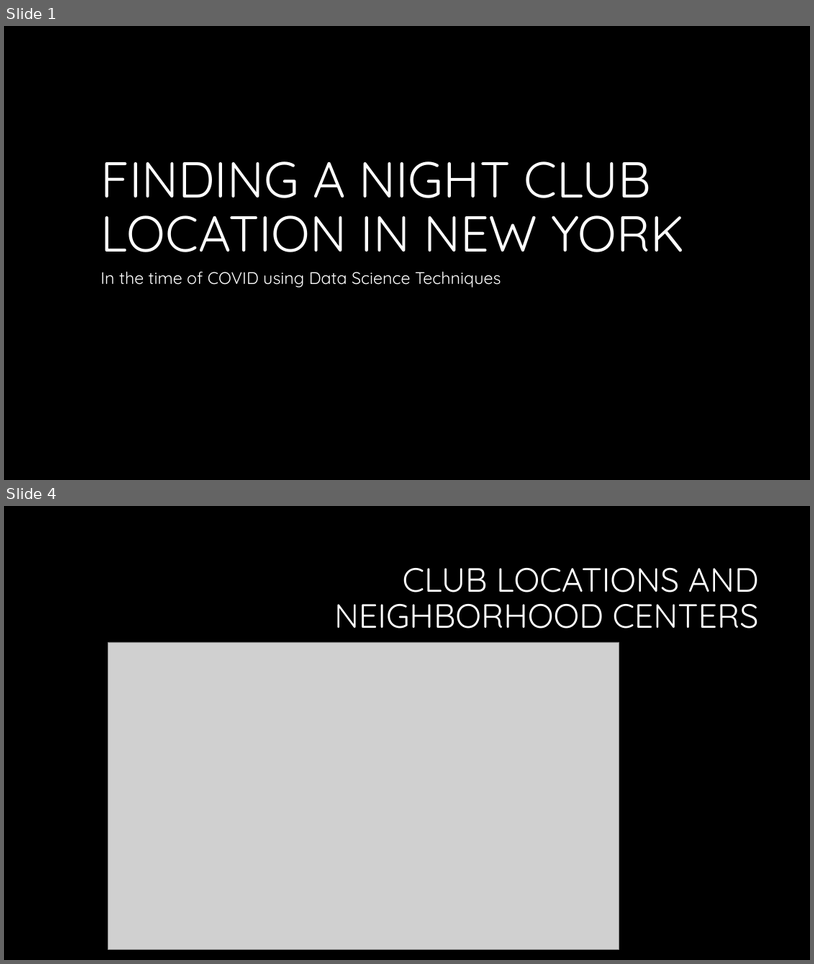
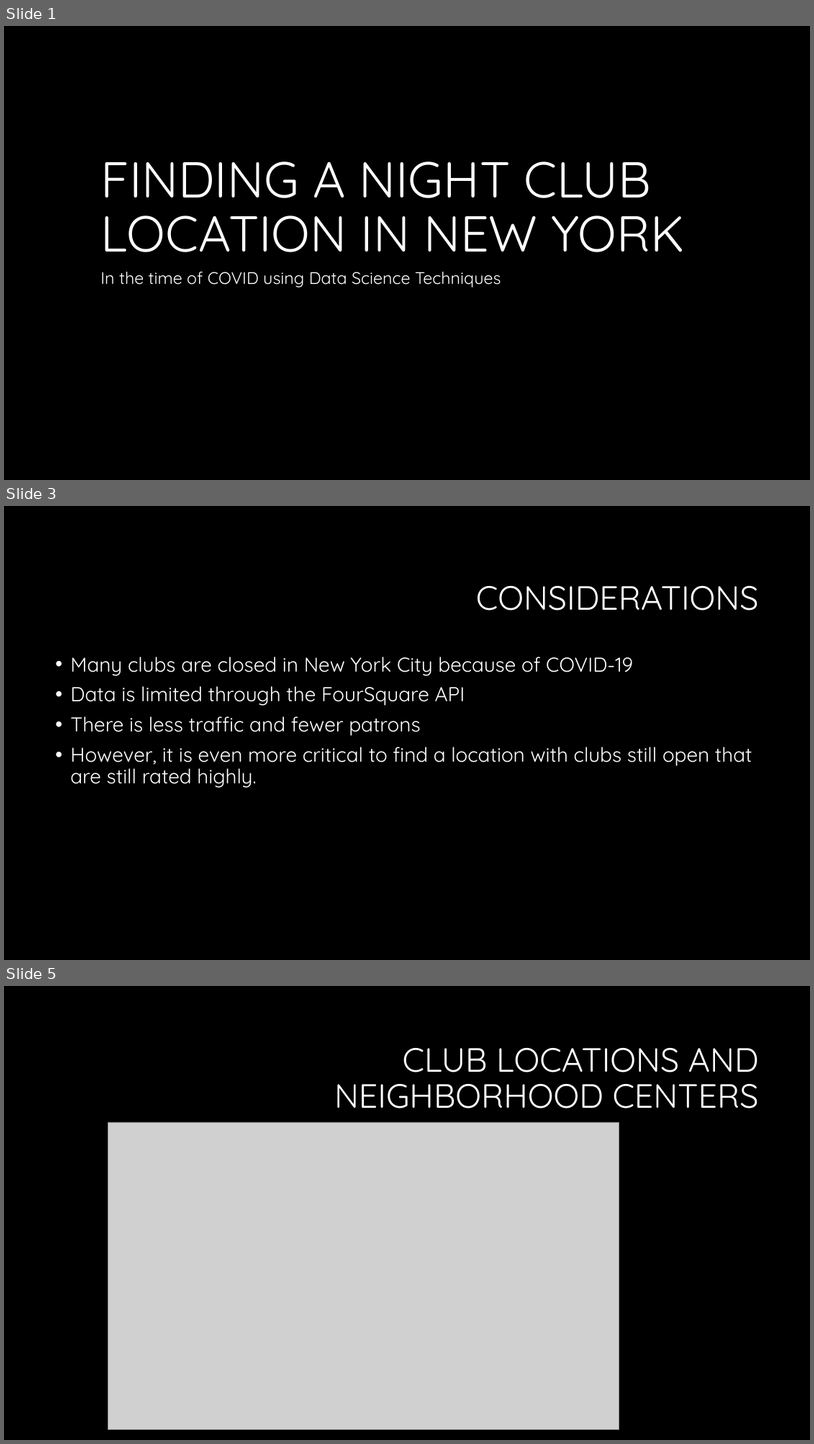
Before and after one commit to psharer/Coursera_Capstone, a slide deck: Finding a Night Club Location in New York.pptx. Shown one above the other, each under a label of ours: slides 1 and 4 before the commit, slides 1, 3 and 5 after it; the slides between them are not shown. The pictures are 814x964 and 814x1444 pixels, drawn with LibreOffice and Linux fonts; fonts in the diff are those of the drawing; grey boxes stand for pictures; background and template pictures are left out. Boxes give left, top, right and bottom in pixels: in the first picture for what was removed or moved away, otherwise in the second. Text is boxed around its words. In the diff, an @@ line names an element or a change of style, - is before the commit and + after.

Commit message:
Adding some considerations slide and some limitations.

```diff
--- a/Finding a Night Club Location in New York.pptx
+++ b/Finding a Night Club Location in New York.pptx
@@ slide 3 added at (4,506,810,960), background #000000 @@
@@ title added at (476,586,759,610), 40 pt, text #FFFFFF @@
+CONSIDERATIONS
@@ text added at (70,656,753,788), 24 pt, text #FFFFFF @@
+• Many clubs are closed in New York City because of COVID-19
+• Data is limited through the FourSquare API
+• There is less traffic and fewer patrons
+• However, it is even more critical to find a location with clubs still open that are still rated highly.
@@ what was slide 4 is now slide 5 @@
```
Also in this commit, not shown: 3 slides changed, 1 other slide added, 1 slide removed, 2 other files.
